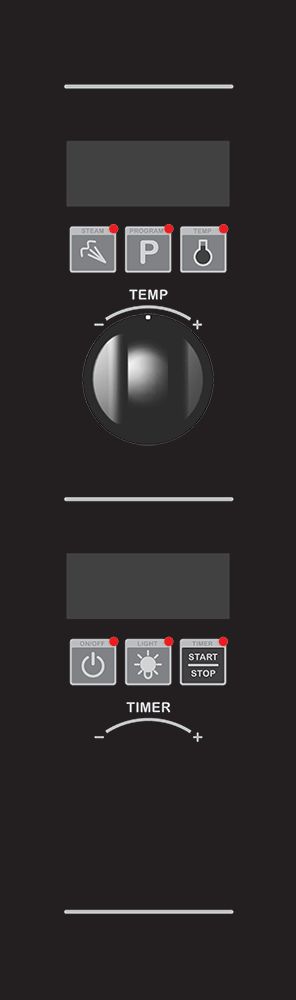
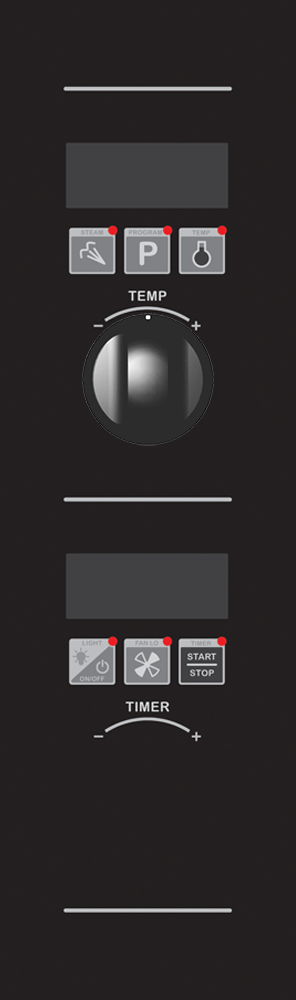
Layered file, before and after one edit (296 × 1000). Changes by layer:
added layer "Background copy" above "Background" over [62, 84, 234, 914]
hid "Background" over [62, 84, 234, 914]
